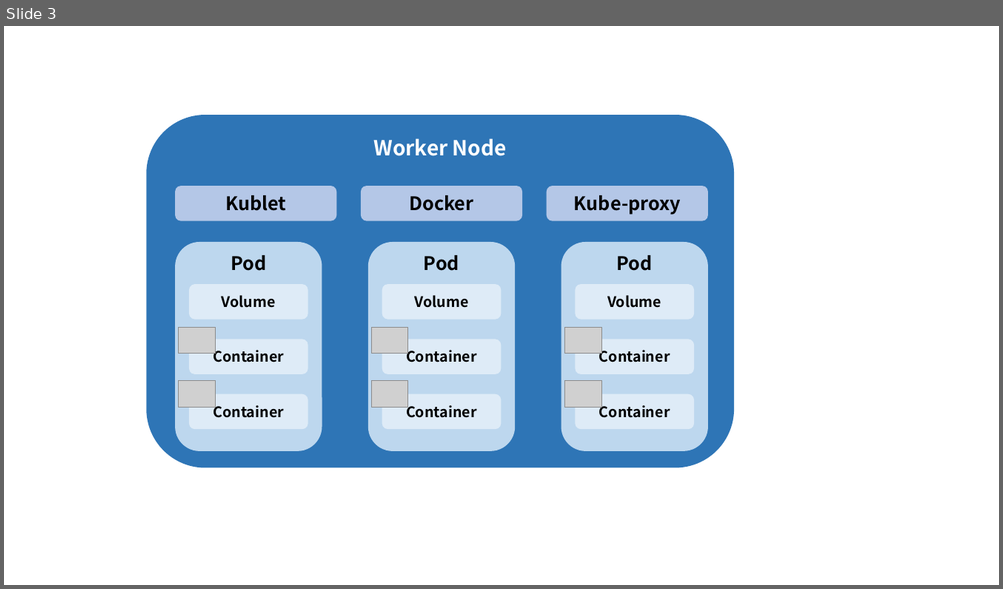
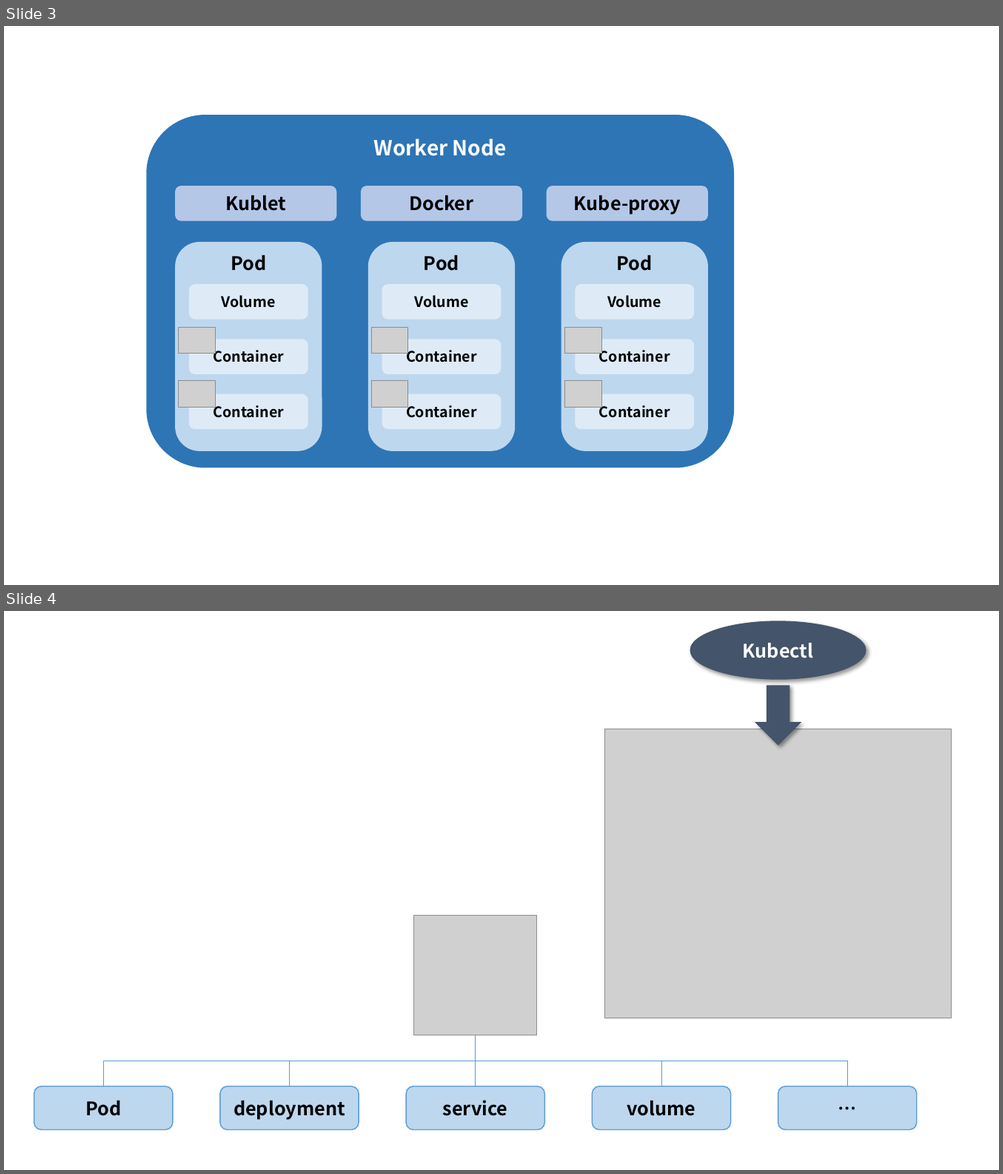
Before and after one commit to siwon-park/Infra-Study, a slide deck: markdown_image.pptx. Shown one above the other, each under a label of ours: slide 3 before the commit, slides 3 and 4 after it. The pictures are 1003x589 and 1003x1174 pixels, drawn with LibreOffice and Linux fonts; fonts in the diff are those of the drawing; grey boxes stand for pictures. Boxes give left, top, right and bottom in pixels: in the first picture for what was removed or moved away, otherwise in the second. Text is boxed around its words. In the diff, an @@ line names an element or a change of style, - is before the commit and + after.

```diff
--- a/markdown_image.pptx
+++ b/markdown_image.pptx
@@ slide 4 added at (4,611,999,1170), background #FFFFFF @@
@@ ellipse added at (690,621,866,680), fill #44546A, 18 pt, text #FFFFFF, bold @@
+Kubectl
@@ right arrow added at (754,686,802,746), fill #44546A @@
@@ picture added at (605,729,950,1019) @@
@@ picture added at (414,915,537,1036) @@
@@ elbow line added from (475, 1036) to (103, 1087), #5B9BD5 0.5 pt @@
@@ elbow line added from (475, 1036) to (289, 1087), #5B9BD5 0.5 pt @@
@@ elbow line added from (475, 1036) to (661, 1087), #5B9BD5 0.5 pt @@
@@ elbow line added from (475, 1036) to (847, 1087), #5B9BD5 0.5 pt @@
@@ line added from (475, 1036) to (475, 1087), #5B9BD5 0.5 pt @@
@@ rounded rectangle added at (34,1087,173,1130), fill #BDD7EE, outline #5B9BD5 1 pt, 18 pt, text #000000, bold @@
+Pod
@@ rounded rectangle added at (220,1087,359,1130), fill #BDD7EE, outline #5B9BD5 1 pt, 18 pt, text #000000, bold @@
+deployment
@@ rounded rectangle added at (406,1087,545,1130), fill #BDD7EE, outline #5B9BD5 1 pt, 18 pt, text #000000, bold @@
+service
@@ rounded rectangle added at (592,1087,731,1130), fill #BDD7EE, outline #5B9BD5 1 pt, 18 pt, text #000000, bold @@
+volume
@@ rounded rectangle added at (778,1087,916,1130), fill #BDD7EE, outline #5B9BD5 1 pt, 18 pt, text #000000, bold @@
+…
```
Also in this commit, not shown: 3 other files.
